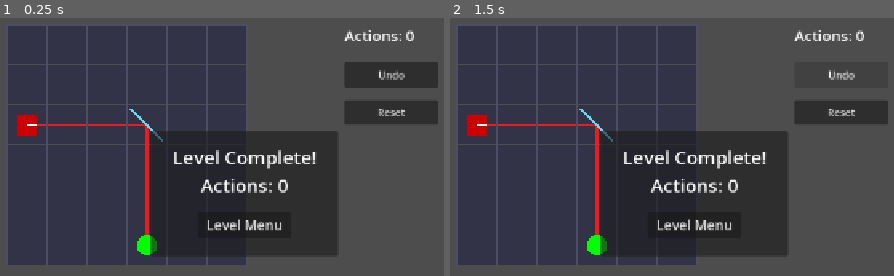
Above: before the commit, frames 1-2 (left to right).
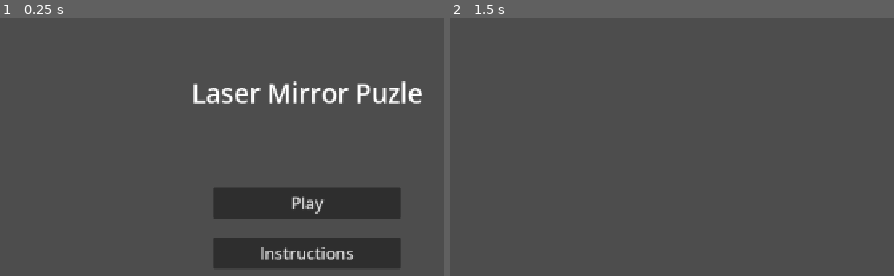
Above: after the commit, the same moments.

Repository: Tortiz-CSUF/laser-mirror-puzzle
Game: Godot game, scene res://Scenes/title_screen.tscn
The game is run twice, just before and just after one commit, with the same random seed, the same clock (stepped at 60 frames per second) and the same inputs. Before the commit the project starts from res://Scenes/game_board.tscn.
Inputs (mouse positions are in pixels of both pictures, inside the frame that each line leads up to):
- Up to frame 1 (0.25 s): no input
- Up to frame 2 (1.5 s): click (756, 252) at 0.5 s, where only the run after the commit has a clickable "Instructions"; click (840, 74) at 1.25 s, where only the run before the commit has a clickable "Undo"

The runs differ from the first frame. In frame 1, 64% of the frame differs, in the area x 1-99%, y 2-97%; in frame 2, 62%.

Commit message:
laser-mirror-puzzle-Interim_1

Diff:
--- /dev/null
+++ b/Scenes/instructions.tscn
@@ -0,0 +1,9 @@
+[gd_scene format=3 uid="uid://cifdkrxevklfa"]
+
+[node name="Instructions" type="Control" unique_id=1290669937]
+layout_mode = 3
+anchors_preset = 15
+anchor_right = 1.0
+anchor_bottom = 1.0
+grow_horizontal = 2
+grow_vertical = 2
--- a/Scripts/title_screen.gd
+++ b/Scripts/title_screen.gd
@@ -8,8 +8,8 @@
 
 
 func _on_play():
-	get_tree().change_scene_to_file("res://Scenes/title_screen.tscn")
+	get_tree().change_scene_to_file("res://Scenes/.tscn")
 
 
 func _on_instructions():
-	get_tree().change_scene_to_file("")
+	get_tree().change_scene_to_file("res://Scenes/instructions.tscn")
--- a/project.godot
+++ b/project.godot
@@ -11,7 +11,7 @@
 [application]
 
 config/name="Laser Mirror Puzzle"
-run/main_scene="uid://ducaojv6sdgdf"
+run/main_scene="uid://bn3prbv6yoqly"
 config/features=PackedStringArray("4.6", "Forward Plus")
 config/icon="res://icon.svg"
 
